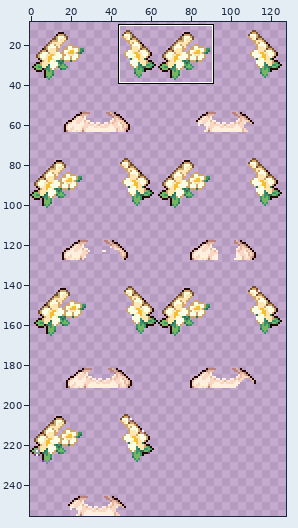
One commit to this sprite sheet: [LittleNPC] The Farmer's Children Art - Deluxe/assets/Portraits/Female Clothes/Festivals/FlowerDance/NyapuVanilla.png. Above, an overview of the earlier version with the close-up marked.
Close-up. The starting point:
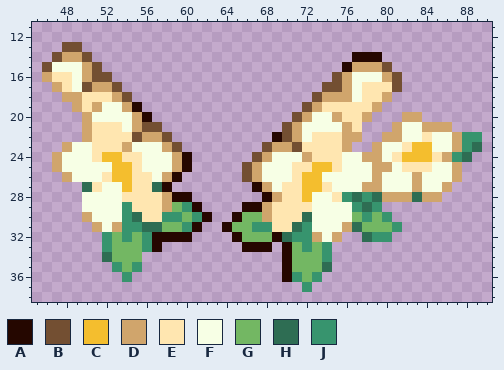
The file is 128x256 pixels. Shown: x 45..90, y 11..38. The wide view leaves out empty margins. The commit also changed other parts of the picture, which this record leaves out.
Palette (. is transparent): A #250700  B #734f32  C #f4be2e  D #d0a56c  E #ffe6b0  F #f7ffe5  G #73b763  H #2e6d53  J #37946e
Pixels before, first column x 46:
13 ..BB........................................
14 .BDDB..........................AAA..........
15 BFFFDB........................ADDDB.........
16 DEEFDBB......................BDFFFDB........
17 .DEFBDDB....................BBDFEEEB........
18 ..DDEEEDB..................BDDDFEED.........
19 ...DEDFFDA................BDEEEEED..........
20 ....DFFFFDA..............BDFFDEED...DD......
21 ....DEEEFDBB............BDFFFFDE...DFFDDD...
22 ....DEEEEBDDB..........ABDFEEEDD..DDFFEFFDJJ
23 ..DFFEEEDFFFDB........BDDBEEEED..DFFECCFFDJH
24 .DFFFECCEEFFFDA......BDFFFDEEEFFDDFECCCEDJH.
25 .DFFFFFCCEFFFDA.....BDFFFEECCEFFFDDFEEEFFD..
26 ..DFFFECCEEFDA......BDFFFECCFFFFFDFFFDFFFD..
27 ....HEFFCEEHA........ADFEECCEFFFDDFFFDFFD...
28 ....FFFFEEEEDAA.......ADEECFFEJHJHDDDHDD....
29 ....FFFFJEEEDGJA....AADEEEEFFFFJHJ..........
30 ....DFFFJHEEJJGJA..AGGDEEEHFFFFGJGJ.........
31 .....DFDJJHHGGJA..AGGJJEEHJFFFDHGGGJ........
32 ......JGJGJAAAA....AGGGAHJJDFD..HJJ.........
33 ......JGGGJA........AAA.AGJGJ...............
34 ......HGGG..............AGGGJ...............
35 .......JGJ..............AGGGH...............
36 ........J...............AJGJ................
37 ..........................J.................
After:
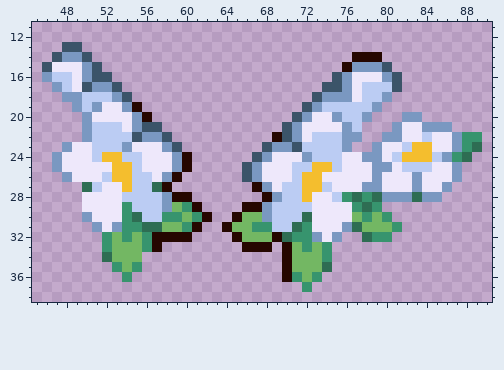
Edits made:
Colour B changes from #734f32 to #3b5469.
Colour D changes from #d0a56c to #7a98c1.
Colour E changes from #ffe6b0 to #bbccf3.
Colour F changes from #f7ffe5 to #eee8fb.
Boxes around the changes in both close-ups, in picture pixels (x1, y1, x2, y2):
changed: (42, 42, 182, 232)
changed: (242, 62, 462, 242)
